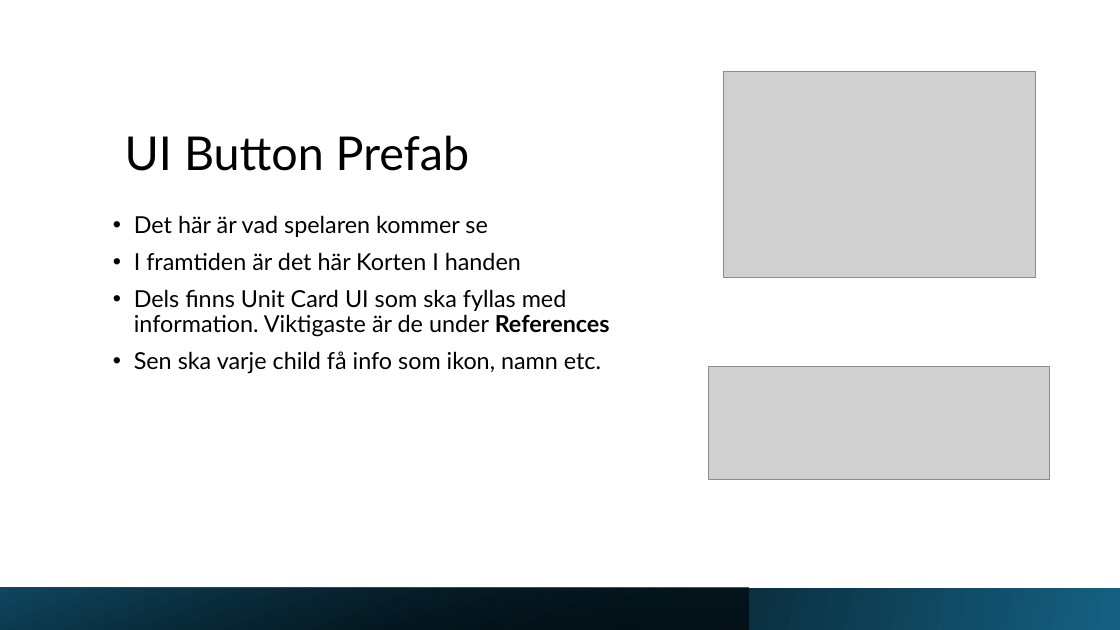
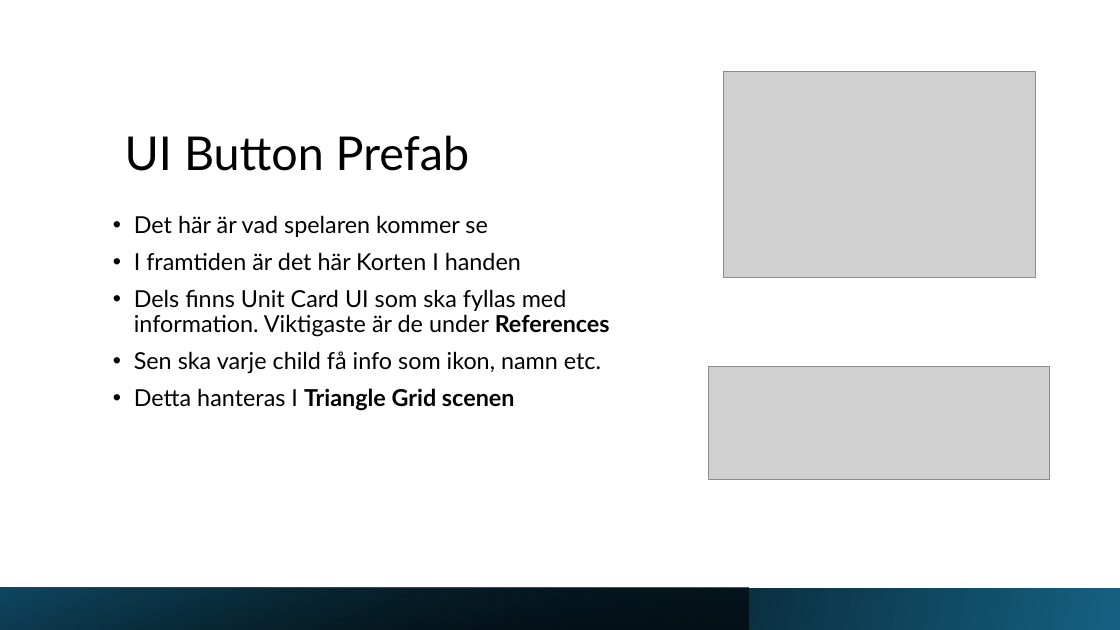
Before and after one commit to Jaltl/RogueLikeChess, a slide deck: slide 3 of Assets/Pontus Unit Builder.pptx. Drawn at 1120x630 pixels with LibreOffice and Linux fonts; fonts in the diff are those of the drawing; grey boxes stand for pictures. Boxes give left, top, right and bottom in pixels: in the first picture for what was removed or moved away, otherwise in the second. Text is boxed around its words. In the diff, an @@ line names an element or a change of style, - is before the commit and + after.

```diff
--- a/Assets/Pontus Unit Builder.pptx
+++ b/Assets/Pontus Unit Builder.pptx
@@ text at [134,388,515,411]: paragraph added @@
+• Detta hanteras I Triangle Grid scenen
```
Also in this commit, not shown: 6 other slides changed.
